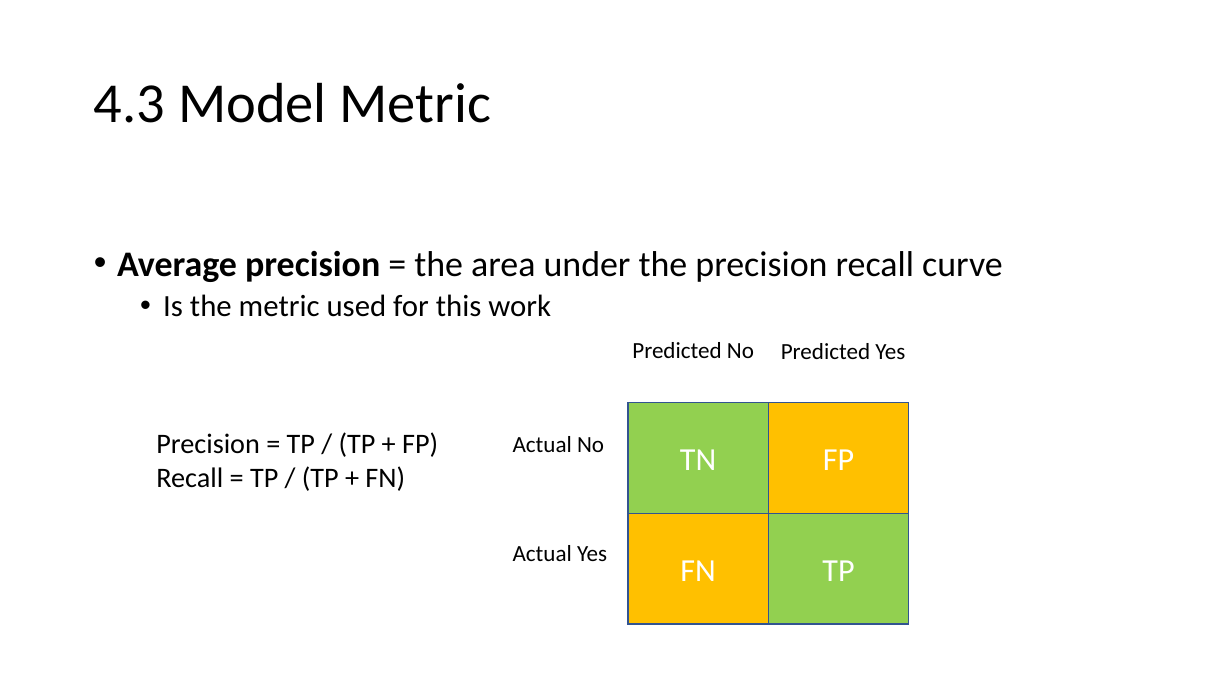
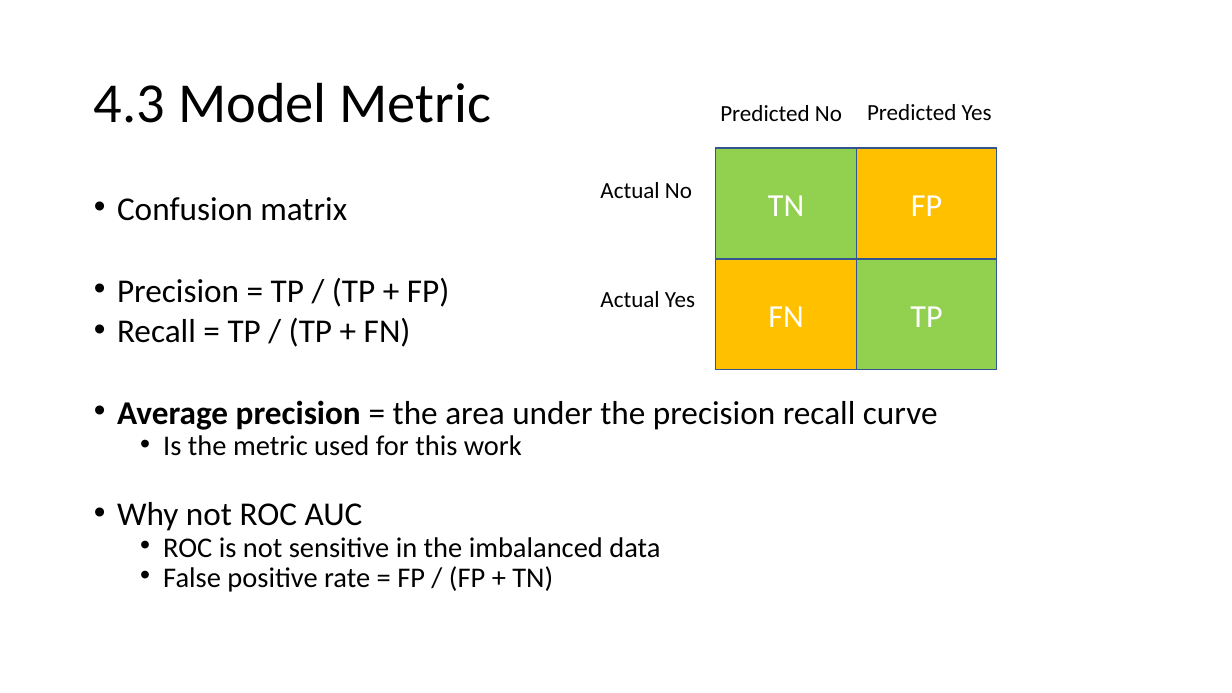
Before and after one commit to jianghan2013/UCI_data, a slide deck: slide 11 of ds_challenge_presentation_HanJiang.pptx. Drawn at 1232x693 pixels with LibreOffice and Linux fonts; fonts in the diff are those of the drawing. Boxes give left, top, right and bottom in pixels: in the first picture for what was removed or moved away, otherwise in the second. Text is boxed around its words. In the diff, an @@ line names an element or a change of style, - is before the commit and + after.

```diff
--- a/ds_challenge_presentation_HanJiang.pptx
+++ b/ds_challenge_presentation_HanJiang.pptx
@@ text "Predicted No": place and size @@
-text "Predicted No" at [632,342,754,358]
+text "Predicted No" at [720,105,842,121]
@@ text "Predicted Yes": place and size @@
-text "Predicted Yes" at [781,343,905,359]
+text "Predicted Yes" at [867,104,992,120]
@@ text "Confusion matrix": place and size @@
-text "Confusion matrix" at [117,251,1003,317]
+text "Confusion matrix" at [117,197,938,592]
@@ text at [117,197,449,347]: paragraphs added @@
+• Confusion matrix
+• Precision = TP / (TP + FP)
+• Recall = TP / (TP + FN)
@@ 4 rectangles, 2 texts: place and size @@
-4 rectangles, 2 texts at [513,403,909,625]
+4 rectangles, 2 texts at [600,148,997,370]
@@ text at [117,400,938,456]: size 28 to 25.9 pt in "Average precision = the area under the ..."; size 24 to 22.2 pt in "Is the metric used for this work"; line spacing 0.9 to 0.7 @@
@@ text removed at [156,432,438,491] @@
-Precision = TP / (TP + FP)
-Recall = TP / (TP + FN)
@@ text at [117,502,660,592]: paragraphs added @@
+• Why not ROC AUC
+  • ROC is not sensitive in the imbalanced data
+  • False positive rate = FP / (FP + TN)
```
Also in this commit, not shown: 11 other slides changed, 3 slides added, 2 slides removed.
